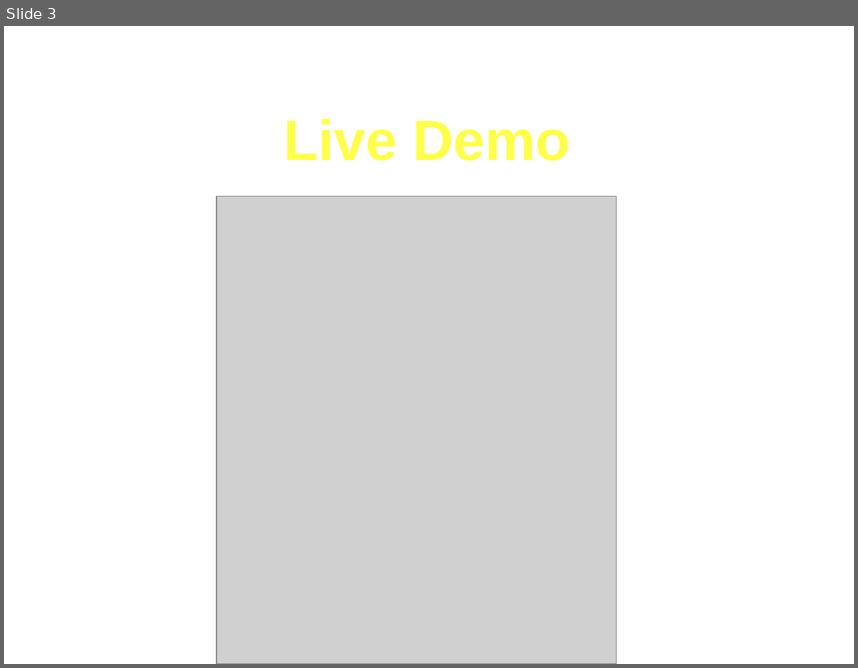
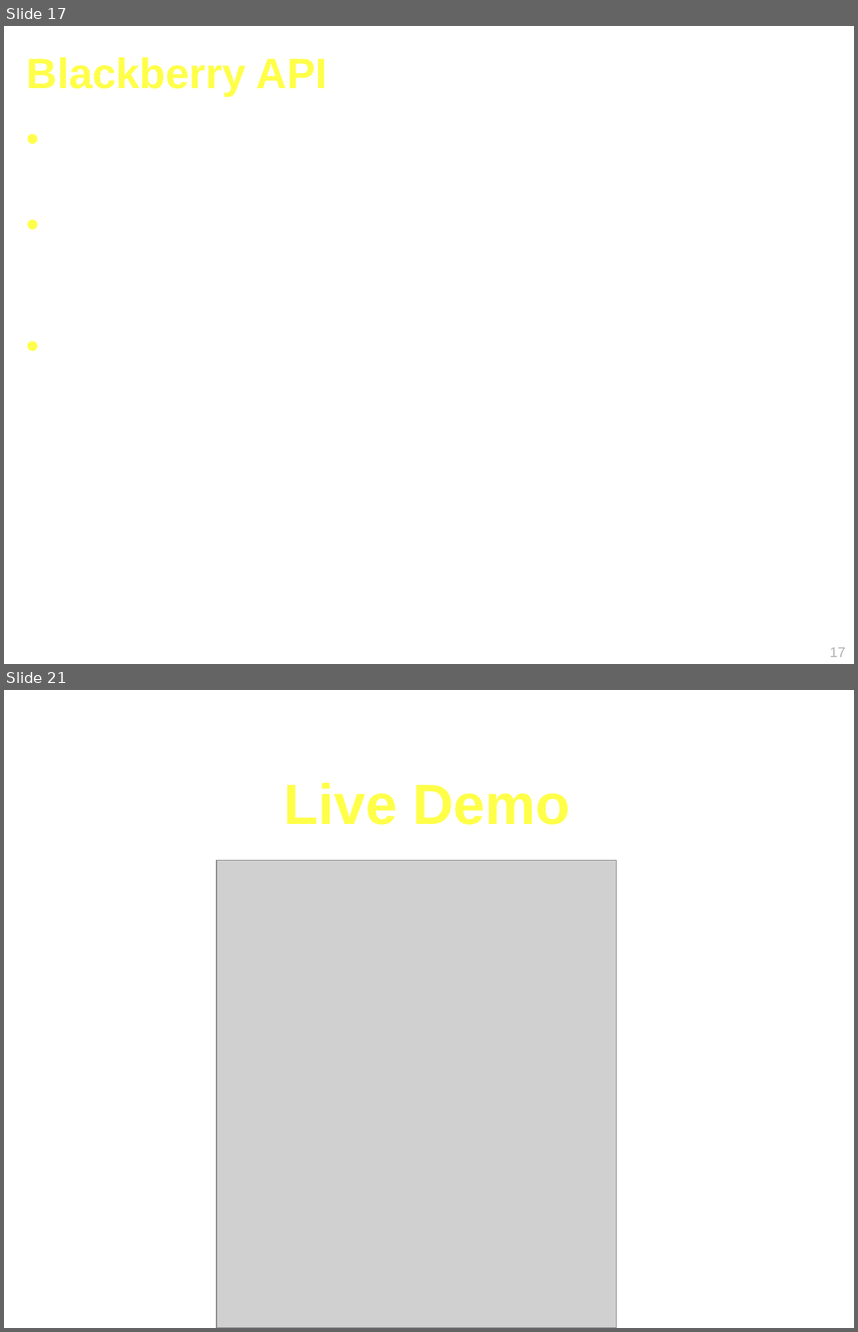
Before and after one commit to Geoffsc/psu-edu-sweng500, a slide deck: docs/presentation/sweng500-carpool-presentation.ppt. Shown one above the other, each under a label of ours: slide 3 before the commit, slides 17 and 21 after it; the slides between them are not shown. The pictures are 858x668 and 858x1332 pixels, drawn with LibreOffice and Linux fonts; fonts in the diff are those of the drawing; grey boxes stand for pictures. Boxes give left, top, right and bottom in pixels: in the first picture for what was removed or moved away, otherwise in the second. Text is boxed around its words. In the diff, an @@ line names an element or a change of style, - is before the commit and + after.

```diff
--- a/docs/presentation/sweng500-carpool-presentation.ppt
+++ b/docs/presentation/sweng500-carpool-presentation.ppt
@@ slide 17 added at bbox=[4, 26, 854, 664], background #FFFFFF @@
@@ title added at bbox=[27, 57, 328, 96], 36 pt, text #FFFF49, bold @@
+Blackberry API
@@ page number added at bbox=[830, 647, 846, 657], 12 pt, text #B2B2B2 @@
+17
@@ what was slide 3 is now slide 21 @@
```
Also in this commit, not shown: 17 other slides added.
